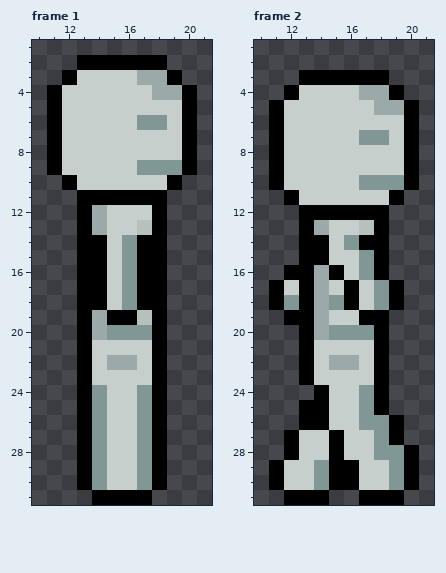
Edited in one commit: pixel-art file (ProjectAssets/Character/Aseprite/Skeleton/Skeleton_Walk_Horizontal.aseprite). Above, as it was before the edit.
32x32 pixels, 2 frames. Shown: frame 1: x 10..21, y 1..31; frame 2: x 10..21, y 1..31.
The same view after the edit:
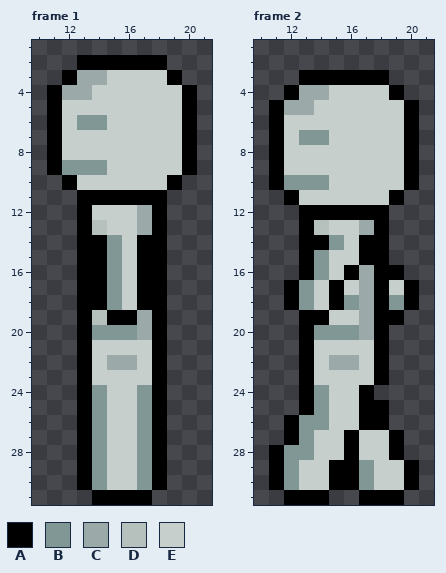
Palette (. is transparent): A #000000  B #819796  C #9baaa8  D #b6c1bd  E #c7cfcc
Commit message: animated the skeleton Ya yeet
The edit:
--- frame 1, layers "Head", "Right Arm", "Body"
@@ x 10..21 @@
  2 ...AAAAAA...
- 3 ..AEEEECCA..
- 4 .AEEEEEECCA.
+ 3 ..ACCEEEEA..
+ 4 .ACCEEEEEEA.
  5 .AEEEEEEEEA.
- 6 .AEEEEEBBEA.
+ 6 .AEBBEEEEEA.
  7 .AEEEEEEEEA.
  8 .AEEEEEEEEA.
- 9 .AEEEEEBBBA.
+ 9 .ABBBEEEEEA.
 10 ..AEEEEEEA..
 11 ...AAAAAA...
-12 ...ACEEEA...
-13 ...ACEEDA...
-14 ...AAEBAA...
-15 ...AAEBAA...
-16 ...AAEBAA...
-17 ...AAEBAA...
-18 ...AAEBAA...
-19 ...ACAADA...
-20 ...ACBBBA...
+12 ...AEEECA...
+13 ...ADEECA...
+14 ...AABEAA...
+15 ...AABEAA...
+16 ...AABEAA...
+17 ...AABEAA...
+18 ...AABEAA...
+19 ...ADAACA...
+20 ...ABBBCA...
 21 ...AEEEEA...
--- frame 2
@@ x 10..21 @@
  3 ...AAAAAA...
- 4 ..AEEEECCA..
- 5 .AEEEEEECCA.
+ 4 ..ACCEEEEA..
+ 5 .ACCEEEEEEA.
  6 .AEEEEEEEEA.
- 7 .AEEEEEBBEA.
+ 7 .AEBBEEEEEA.
  8 .AEEEEEEEEA.
  9 .AEEEEEEEEA.
-10 .AEEEEEBBBA.
+10 .ABBBEEEEEA.
 11 ..AEEEEEEA..
 12 ...AAAAAA...
-13 ...ACEEDA...
-14 ...AAEBAA...
-15 ...AAEEBA...
-16 ..AACAEBA...
-17 .AEACEAEBA..
-18 .ABACBAEBA..
-19 ..AACEEAA...
-20 ...ACBBBA...
+13 ...ADEECA...
+14 ...AABEAA...
+15 ...ABEEAA...
+16 ...ABEACAA..
+17 ..ABEAECAEA.
+18 ..ABEABCABA.
+19 ...AAEECAA..
+20 ...ABBBCA...
 21 ...AEEEEA...
@@ x 10..21 @@
 23 ...AEEEEA...
-24 ....AEEBA...
-25 ...AAEEBA...
-26 ...AAEEBBA..
-27 ..AEEAEEBA..
-28 ..AEEAEEBBA.
-29 .AEEBAAEEBA.
-30 .AEEBAAEEBA.
+24 ...ABEEA....
+25 ...ABEEAA...
+26 ..ABBEEAA...
+27 ..ABEEAEEA..
+28 .ABBEEAEEA..
+29 .ABEEAABEEA.
+30 .ABEEAABEEA.
 31 ..AAA..AAA..
Where, in picture pixels (left, top, right, bottom), the same in both pictures:
changed: (62, 70, 182, 340)
changed: (269, 85, 419, 490)
